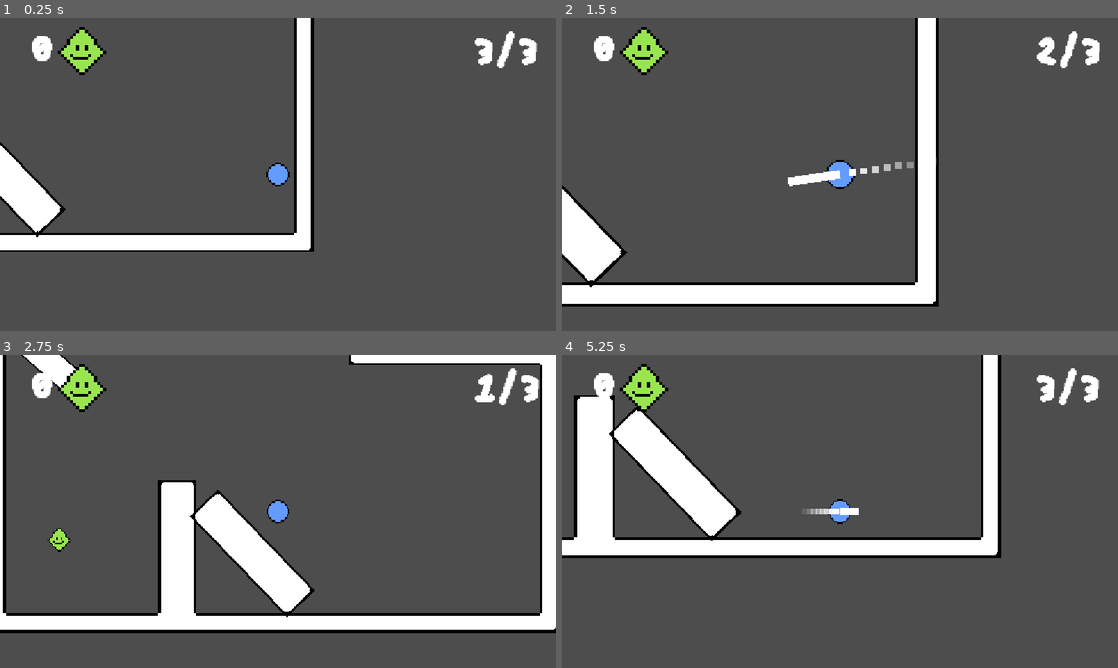
Above: before the commit, frames 1-4 (two rows, left to right).
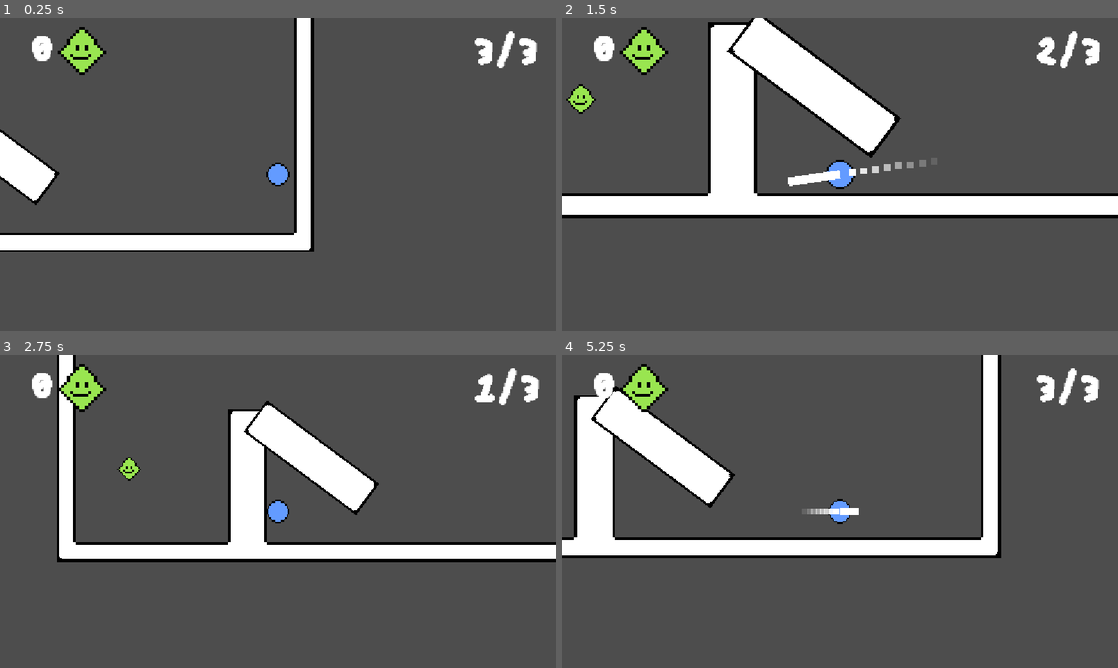
Above: after the commit, the same moments.

Repository: wuffgame/haven-gra
Game: Godot game, scene res://sceny/lvl_4.tscn
Same seed, same stepped clock (60 frames per second), same inputs: the game is played once before the commit and once after it. This scene is started directly instead of the project's main scene.
Inputs (mouse positions are in pixels of both pictures, inside the frame that each line leads up to):
- Up to frame 1 (0.25 s): no input
- Up to frame 2 (1.5 s): move the mouse to (962, 158) at 0.52 s; click (962, 158) at 0.67 s; drag from (728, 190) to (840, 174) at 1.27 s
- Up to frame 3 (2.75 s): move the mouse to (333, 442) at 2.02 s; click (333, 442) at 2.17 s
- Up to frame 4 (5.25 s): drag from (812, 574) to (673, 464) at 2.77 s; move the mouse to (1006, 558) at 3.52 s; click (1006, 558) at 3.67 s; drag from (673, 464) to (840, 511) at 4.27 s; move the mouse to (867, 511) at 5.02 s; click (867, 511) at 5.17 s

The runs differ from the first frame. In frame 1, 1.7% of the frame differs, in the area x 0-12%, y 35-70%; in frame 2, 28%; in frame 3, 28%, in the area x 0-100%, y 0-89%; in frame 4, 3.0%.

Commit message:
jakis losowy commit

Diff:
--- a/sceny/lvl_4.tscn
+++ b/sceny/lvl_4.tscn
@@ -60,8 +60,8 @@
 scale = Vector2(1.3939259, 1.3939259)
 
 [node name="Bloczek" type="StaticBody2D" parent="." unique_id=1533272599]
-position = Vector2(353.00003, 468)
-rotation = -0.7662773
+position = Vector2(330.00003, 417.00003)
+rotation = -0.93211895
 scale = Vector2(0.8710135, 0.8710135)
 
 [node name="Sprite2D" type="Sprite2D" parent="Bloczek" unique_id=55658427]
--- a/skrypty/gracz.gd
+++ b/skrypty/gracz.gd
@@ -132,12 +132,10 @@
 		collected_gems_now += 1
 		update_gems()
 
-
 		var gem_tween = create_tween().set_parallel(true)
 		gem_tween.tween_property(area, "scale", Vector2(1.5, 1.5), 0.15)
 		gem_tween.tween_property(area, "modulate:a", 0.0, 0.15)
 		gem_tween.chain().tween_callback(area.queue_free)
-
 
 func _physics_process(delta: float) -> void:
 	if current_state == State.MOVING:
